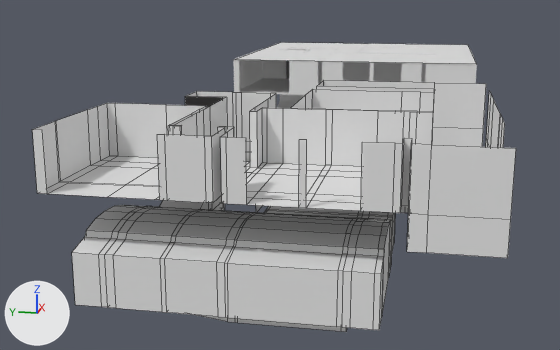
The Blender file Assets/models/blendFiles/new_journey_home.blend: old version first, new version second.
Rendered twice from a 50 mm lens placed at (-89.3, -7.5, 26.3), pointed at (-19.4, 6.5, 8.8). Lighting does not change. The marker at lower left points along +X, +Y and +Z. Mesh edges are drawn as thin lines on the coarser meshes.
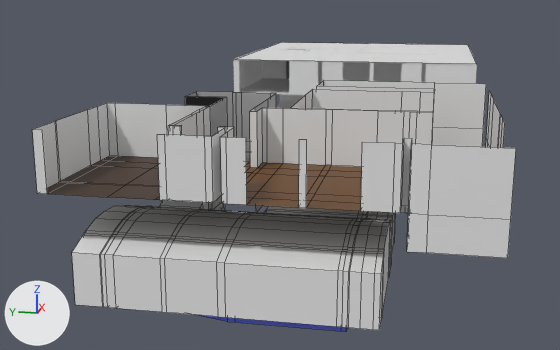
Boxes (x1, y1, x2, y2) around the edits, measured in the pictures (560 x 350 px):
part 1 of me_plane_001, built on: (72, 200, 392, 331) in both
part 2 of me_plane_001, recoloured (white to brown): (246, 162, 362, 211) in both
part 3 of me_plane_001, recoloured (white to brown): (47, 156, 160, 200) in both
part 4 of me_plane_001, recoloured: (198, 315, 347, 332) in both
part 5 of me_plane_001, recoloured: (185, 91, 276, 212) in both

The change in detail:
Material 'pool glow' (mat_pool_glow) is new.
Its base color is (1.0, 1.0, 1.0) (white #ffffff).
Material 'Wooden Planks' (mat_wooden_planks) is new.
Its base color is (0.147, 0.0577, 0.00717) (brown #6b4414).
Material 'Dark wooden planks' (mat_dark_wooden_planks) is new.
Its base color is (0.0522, 0.0211, 0.00714) (brown #412814).
Material 'Pool tiles' (mat_pool_tiles) is new.
Its base color is (0.106, 0.137, 0.8) (blue #5c67e7).
Material 'concrete slabs' (mat_concrete_slabs) is new.
Its base color is (0.402, 0.402, 0.402) (grey #aaaaaa).
Material 'Plaster' (mat_plaster) is new.
Its base color is (0.8, 0.8, 0.8) (white #e7e7e7).
me_plane_001 is used by ob_flat; location (-38.32, 1.26, 12.87).
me_plane_001 had 749 vertices, 645 faces and spanned x -12.7..12.7, y -12.7..12.7, z -5.7..5.8.
me_plane_001 now has 880 vertices, 774 faces and spans x -12.7..12.7, y -12.7..12.7, z -5.7..5.8.
Part 1, on me_plane_001:
68 vertices are removed from x -12.3..1.3, y -6.4..11.1, z -5.7..-0.3.
173 faces are deleted.
143 vertices are added at x -12.3..1.3, y -6.4..11.1, z -4.6..-0.3.
25 new vertices lie (0.0, -0.6, 0.0) away from vertices in x -12.3..1.3, y -4.8, z -4.6..-0.3.
16 new vertices lie (-1.3, 0.0, 0.0) away from vertices in x -2.7, y -6.4..11.1, z -4.6.
15 new vertices lie (-1.3, 0.0, 0.3) away from vertices in x -2.7, y -6.4..11.1, z -1.4..-1.3.
247 new faces join them, mat_plaster (white #e7e7e7).
15 new faces join them, mat_pool_tiles (blue #5c68e7).
12 new faces join them, mat_wooden_planks (brown #6b4414).
28 new faces join them, mat_pool_glow (white #ffffff).
me_plane_001 part 2: 77 faces spanning x -12.7..12.7, y -12.7..8.6, z -4.1..2.1 switch from no material to mat_wooden_planks (brown #6b4414).
me_plane_001 part 3: 16 faces spanning x -12.7..-2.7, y 5.5..12.7, z 2.1 switch from no material to mat_dark_wooden_planks (brown #412814).
me_plane_001 part 4: 60 faces spanning x -10.5..-4.5, y -4.4..9.1, z -5.7..-4.6 switch from no material to mat_pool_tiles (blue #5c68e7).
me_plane_001 part 5: 53 faces spanning x -2.7..4.1, y 2.5..8.6, z -4.6..5.7 switch from no material to mat_concrete_slabs (grey #aaaaaa).
me_plane_001 now uses material mat_plaster (white #e7e7e7).
me_plane_001 now uses material mat_pool_glow (white #ffffff).
